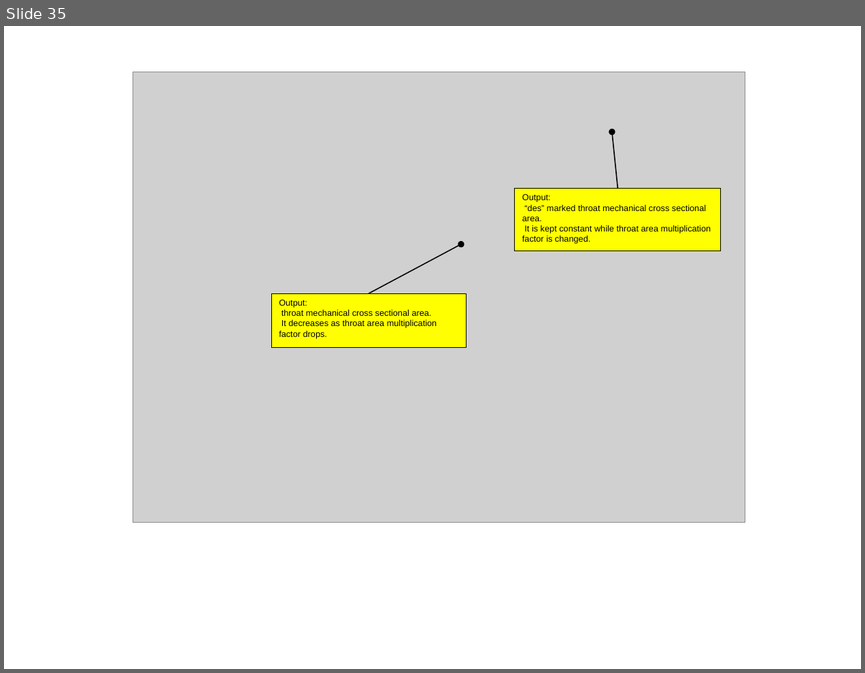
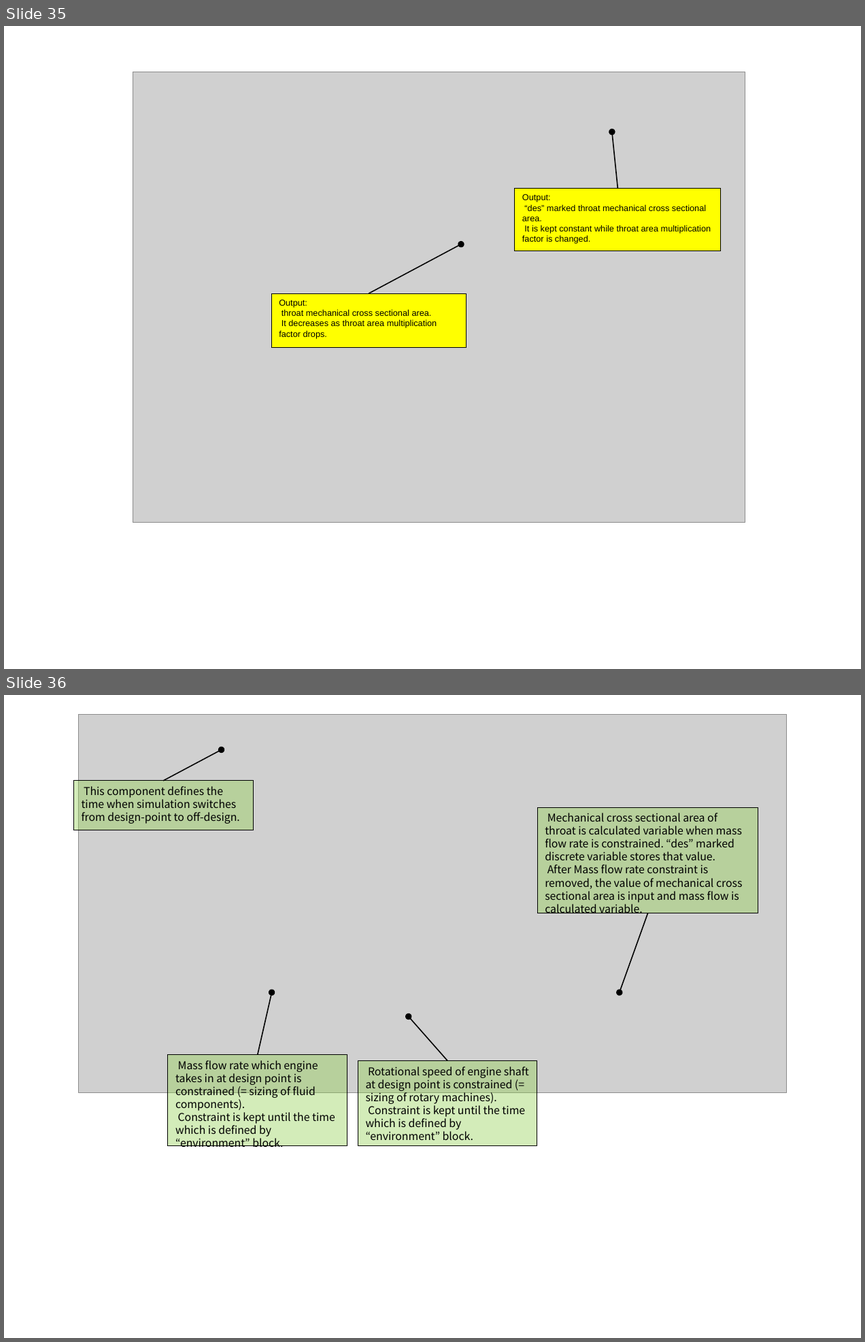
Before and after one commit to zeta-plusplus/PropulsionSystem, a slide deck: figs/makeFig.pptx. Shown one above the other, each under a label of ours: slide 35 before the commit, slides 35 and 36 after it. The pictures are 865x673 and 865x1342 pixels, drawn with LibreOffice and Linux fonts; fonts in the diff are those of the drawing; grey boxes stand for pictures. Boxes give left, top, right and bottom in pixels: in the first picture for what was removed or moved away, otherwise in the second. Text is boxed around its words. In the diff, an @@ line names an element or a change of style, - is before the commit and + after.

```diff
--- a/figs/makeFig.pptx
+++ b/figs/makeFig.pptx
@@ slide 36 added at <box>4,695,861,1338</box>, background #FFFFFF @@
@@ picture added at <box>79,715,787,1092</box> @@
@@ arrow added from (163, 781) to (222, 749), #000000 1 pt @@
@@ rectangle added at <box>74,781,254,830</box>, fill #92D050 at 40% opacity, outline #000000 0.75 pt, 10 pt, text #000000 @@
+This component defines the time when simulation switches from design-point to off-design.
@@ rectangle added at <box>537,807,758,913</box>, fill #92D050 at 40% opacity, outline #000000 0.75 pt, 10 pt, text #000000 @@
+Mechanical cross sectional area of throat is calculated variable when mass flow rate is constrained. “des” marked discrete variable stores that value.
+After Mass flow rate constraint is removed, the value of mechanical cross sectional area is input and mass flow is calculated variable.
@@ arrow added from (648, 913) to (620, 992), #000000 1 pt @@
@@ arrow added from (258, 1054) to (271, 992), #000000 1 pt @@
@@ arrow added from (448, 1060) to (409, 1016), #000000 1 pt @@
@@ rectangle added at <box>168,1054,347,1145</box>, fill #92D050 at 40% opacity, outline #000000 0.75 pt, 10 pt, text #000000 @@
+Mass flow rate which engine takes in at design point is constrained (= sizing of fluid components).
+Constraint is kept until the time which is defined by “environment” block.
@@ rectangle added at <box>358,1060,537,1145</box>, fill #92D050 at 40% opacity, outline #000000 0.75 pt, 10 pt, text #000000 @@
+Rotational speed of engine shaft at design point is constrained (= sizing of rotary machines).
+Constraint is kept until the time which is defined by “environment” block.
```
Also in this commit, not shown: 11 other slides added, 4 other files.
